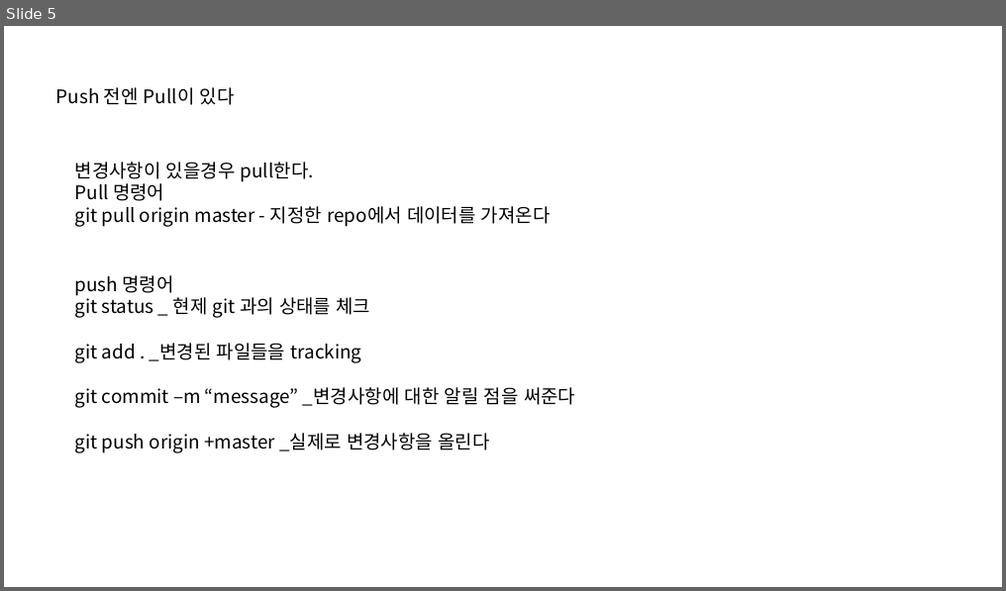
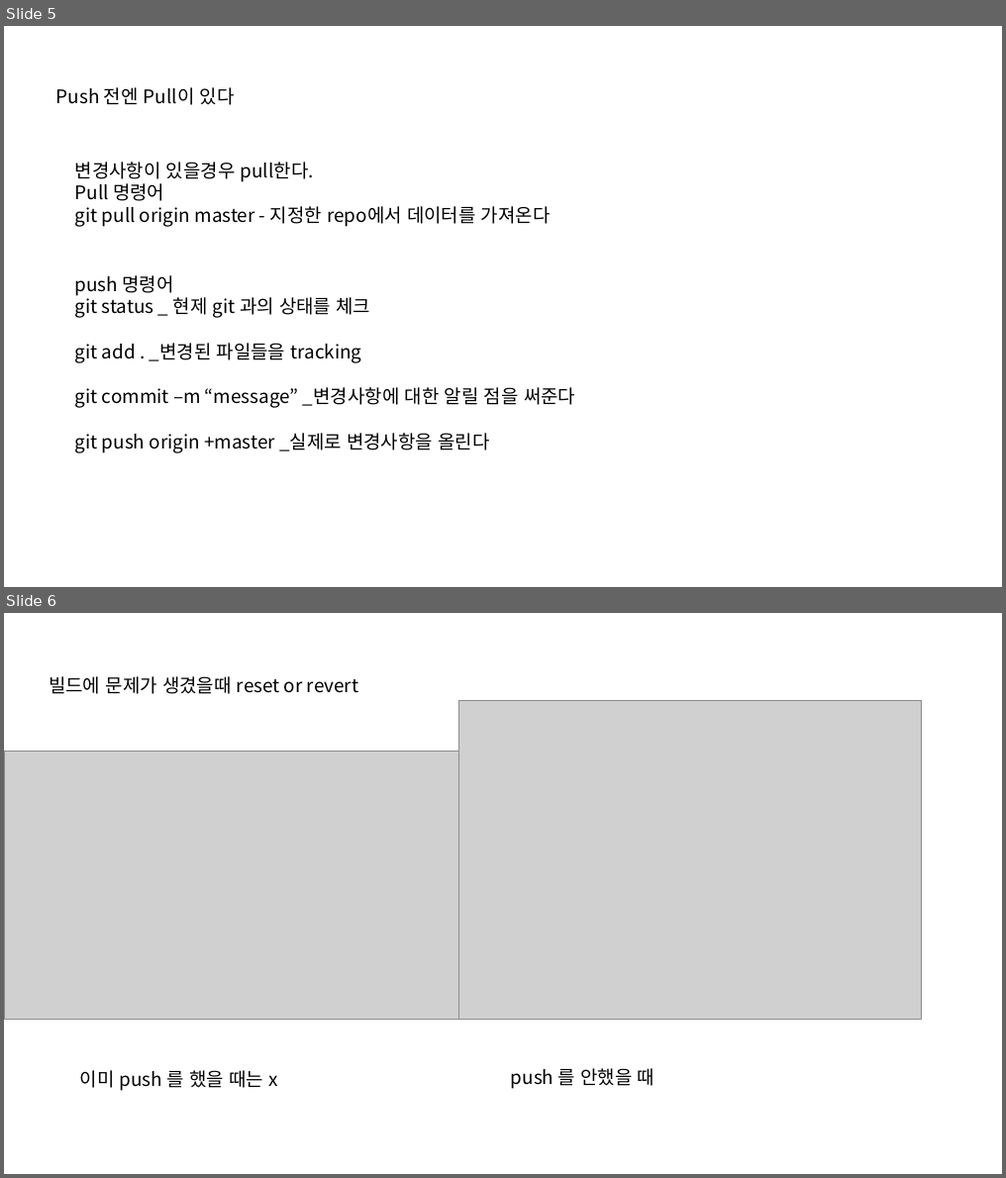
Before and after one commit to tjddms622/c_diary, a slide deck: git hub ori.pptx. Shown one above the other, each under a label of ours: slide 5 before the commit, slides 5 and 6 after it. The pictures are 1006x591 and 1006x1178 pixels, drawn with LibreOffice and Linux fonts; fonts in the diff are those of the drawing; grey boxes stand for pictures. Boxes give left, top, right and bottom in pixels: in the first picture for what was removed or moved away, otherwise in the second. Text is boxed around its words. In the diff, an @@ line names an element or a change of style, - is before the commit and + after.

Commit message:
reset revert

```diff
--- a/git hub ori.pptx
+++ b/git hub ori.pptx
@@ slide 6 added at (x1=4, y1=613, x2=1002, y2=1174), background #FFFFFF @@
@@ text added at (x1=49, y1=676, x2=358, y2=694), 18 pt, text #000000 @@
+빌드에 문제가 생겼을때 reset or revert
@@ picture added at (x1=458, y1=700, x2=921, y2=1019) @@
@@ picture added at (x1=4, y1=751, x2=458, y2=1019) @@
@@ text added at (x1=80, y1=1070, x2=277, y2=1091), 18 pt, text #000000 @@
+이미 push 를 했을 때는 x
@@ text added at (x1=511, y1=1068, x2=654, y2=1089), 18 pt, text #000000 @@
+push 를 안했을 때
```
